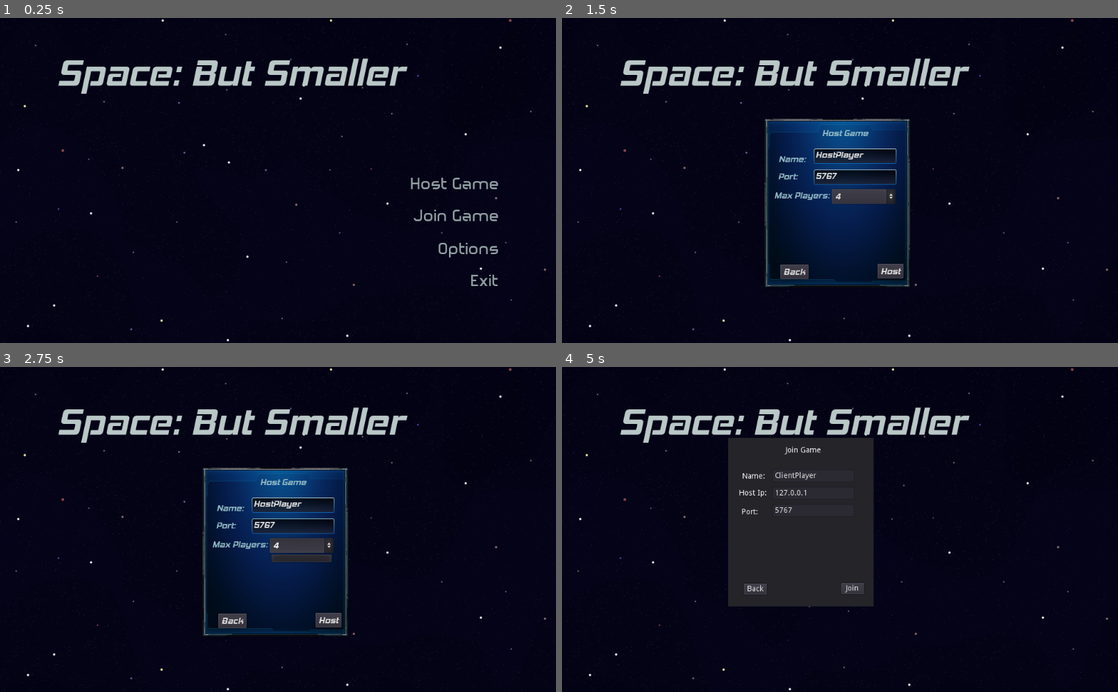
Above: before the commit, frames 1-4 (two rows, left to right).
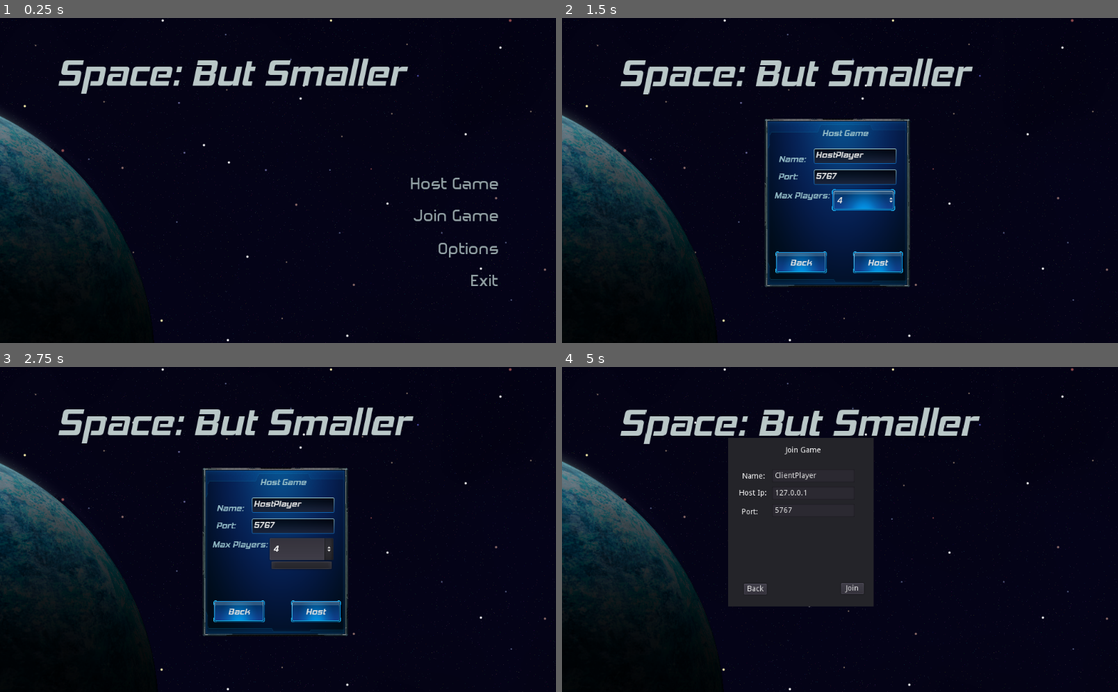
Above: after the commit, the same moments.

Repository: Bradels/minijam2022
Game: Godot game, scene res://Scenes/Main.tscn
Two runs of this game, one before a commit and one after it. Both use one fixed random seed, a clock stepped at 60 frames per second and the inputs below.
Inputs (mouse positions are in pixels of both pictures, inside the frame that each line leads up to):
- Up to frame 1 (0.25 s): no input
- Up to frame 2 (1.5 s): move the mouse to (962, 164) at 0.52 s; press the mouse at (962, 164) at 0.53 s; hold D (right) 0.53-1.25 s; release the mouse at (962, 164) at 1.25 s; click "Host Game" at 1.25 s
- Up to frame 3 (2.75 s): click "4" at 2 s
- Up to frame 4 (5 s): click "Host" at 2.75 s; click "Back" at 3.5 s; click "Join Game" at 4.25 s

The runs differ from the first frame. In frame 1, 4.6% of the frame differs, in the area x 0-74%, y 12-100%; in frame 2, 7.9%; in frame 3, 8.4%, in the area x 0-75%, y 12-100%; in frame 4, 7.0%.

Commit message:
Title screen stuff

Diff:
--- a/Resources/Themes/MenuWidgetTheme.tres
+++ b/Resources/Themes/MenuWidgetTheme.tres
@@ -1,7 +1,15 @@
-[gd_resource type="Theme" load_steps=6 format=2]
+[gd_resource type="Theme" load_steps=7 format=2]
 
 [ext_resource path="res://Resources/Fonts/hemi_head/hemi head bd it.ttf" type="DynamicFontData" id=1]
 [ext_resource path="res://Resources/Textures/gui.png" type="Texture" id=2]
+
+[sub_resource type="StyleBoxTexture" id=4]
+texture = ExtResource( 2 )
+region_rect = Rect2( 1316.68, 1892.4, 247.374, 60.9681 )
+margin_left = 9.58362
+margin_right = 10.4095
+margin_top = 10.2721
+margin_bottom = 9.17581
 
 [sub_resource type="StyleBoxTexture" id=1]
 texture = ExtResource( 2 )
@@ -24,6 +32,7 @@
 
 [resource]
 default_font = SubResource( 3 )
+Button/styles/normal = SubResource( 4 )
 Label/colors/font_color = Color( 0.576471, 0.733333, 0.776471, 1 )
 LineEdit/styles/normal = SubResource( 1 )
 Panel/styles/panel = SubResource( 2 )
--- a/Scenes/Main.tscn
+++ b/Scenes/Main.tscn
@@ -7,6 +7,7 @@
 [ext_resource path="res://Resources/Fonts/hemi_head/hemi head bd it.ttf" type="DynamicFontData" id=5]
 [ext_resource path="res://Resources/Audio/countdown-to-destruction.mp3" type="AudioStream" id=6]
 [ext_resource path="res://Resources/Themes/MenuWidgetTheme.tres" type="Theme" id=7]
+[ext_resource path="res://Resources/Textures/Planet.png" type="Texture" id=8]
 
 [sub_resource type="DynamicFont" id=1]
 size = 69
@@ -40,7 +41,17 @@
 "_edit_use_anchors_": false
 }
 
-[node name="Label" type="Label" parent="CanvasLayer/Menu"]
+[node name="Planet" type="TextureRect" parent="CanvasLayer/Menu"]
+margin_left = -765.0
+margin_top = 103.0
+margin_right = 284.0
+margin_bottom = 1152.0
+texture = ExtResource( 8 )
+__meta__ = {
+"_edit_use_anchors_": false
+}
+
+[node name="Title" type="Label" parent="CanvasLayer/Menu"]
 margin_left = 104.0
 margin_top = 59.0
 margin_right = 745.0
@@ -191,18 +202,21 @@
 }
 
 [node name="HostButton" type="Button" parent="CanvasLayer/Menu/HostMenu/Panel"]
-margin_left = 208.0
-margin_top = 268.0
-margin_right = 250.0
-margin_bottom = 288.0
+margin_left = 163.0
+margin_top = 245.0
+margin_right = 255.0
+margin_bottom = 285.448
 text = "Host"
 
 [node name="BackButton" type="Button" parent="CanvasLayer/Menu/HostMenu/Panel"]
-margin_left = 29.0
-margin_top = 269.0
-margin_right = 71.0
-margin_bottom = 289.0
+margin_left = 20.0
+margin_top = 245.0
+margin_right = 115.0
+margin_bottom = 285.448
 text = "Back"
+__meta__ = {
+"_edit_use_anchors_": false
+}
 
 [node name="JoinMenu" type="Control" parent="CanvasLayer/Menu"]
 visible = false
--- a/Scripts/Menu.gd
+++ b/Scripts/Menu.gd
@@ -1,5 +1,7 @@
 extends Control
 
+var title_scale_speed = 0.0001
+var title_scale_dir = 1
 
 func _ready():
 	($ButtonHover.stream as AudioStreamMP3).loop = false
@@ -8,6 +10,18 @@
 	Server.connect("connection_successful", self, "_on_connection_successful")
 
 	change_menu("MainMenu")
+
+
+func _process(delta):
+	$Planet.rect_position.x += 0.05
+	$Title.rect_scale += Vector2(title_scale_speed * title_scale_dir, title_scale_speed * title_scale_dir)
+	if $Title.rect_scale.x > 1.2:
+		title_scale_dir = -1
+		$Title.rect_scale = Vector2(1.2, 1.2)
+
+	if $Title.rect_scale.x < 1.0:
+		title_scale_dir = 1
+		$Title.rect_scale = Vector2(1.0, 1.0)
 
 func change_menu(menu_name):
 	$MainMenu.visible = false
Binary file added: Resources/Textures/Planet.png
Not shown, added: Resources/Textures/Planet.png.import
Not shown: 1 places in Scenes/Main.tscn that only renumber resources
